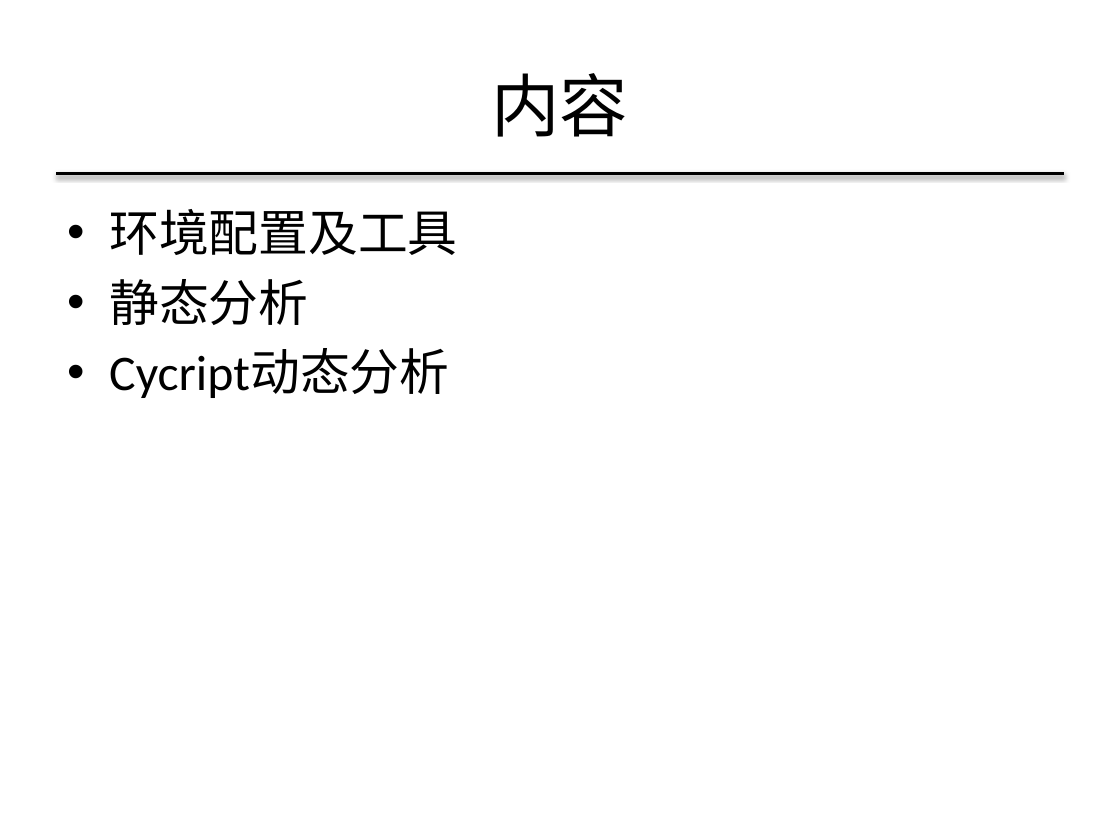
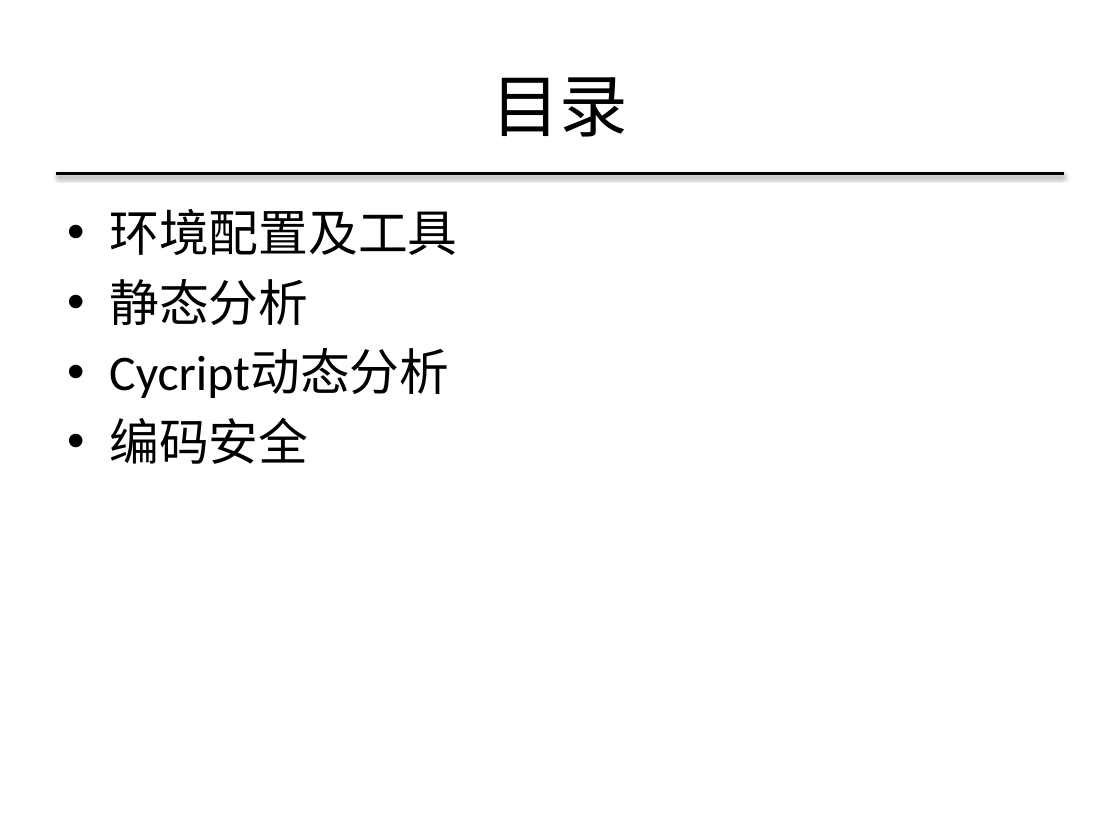
Before and after one commit to csutanyu/iOS-Reverse-Engineering-PPT, a slide deck: slide 2 of iOS逆向工程与安全.pptx. Drawn at 1120x840 pixels with LibreOffice and Linux fonts; fonts in the diff are those of the drawing. Boxes give left, top, right and bottom in pixels: in the first picture for what was removed or moved away, otherwise in the second. Text is boxed around its words. In the diff, an @@ line names an element or a change of style, - is before the commit and + after.

Commit message:
more edit

```diff
--- a/iOS逆向工程与安全.pptx
+++ b/iOS逆向工程与安全.pptx
@@ title at (491, 77, 628, 137): text changed @@
-内容
+目录
@@ text at (109, 418, 308, 464): paragraph added @@
+• 编码安全
```
Also in this commit, not shown: 1 other slide changed, 2 slides added.
